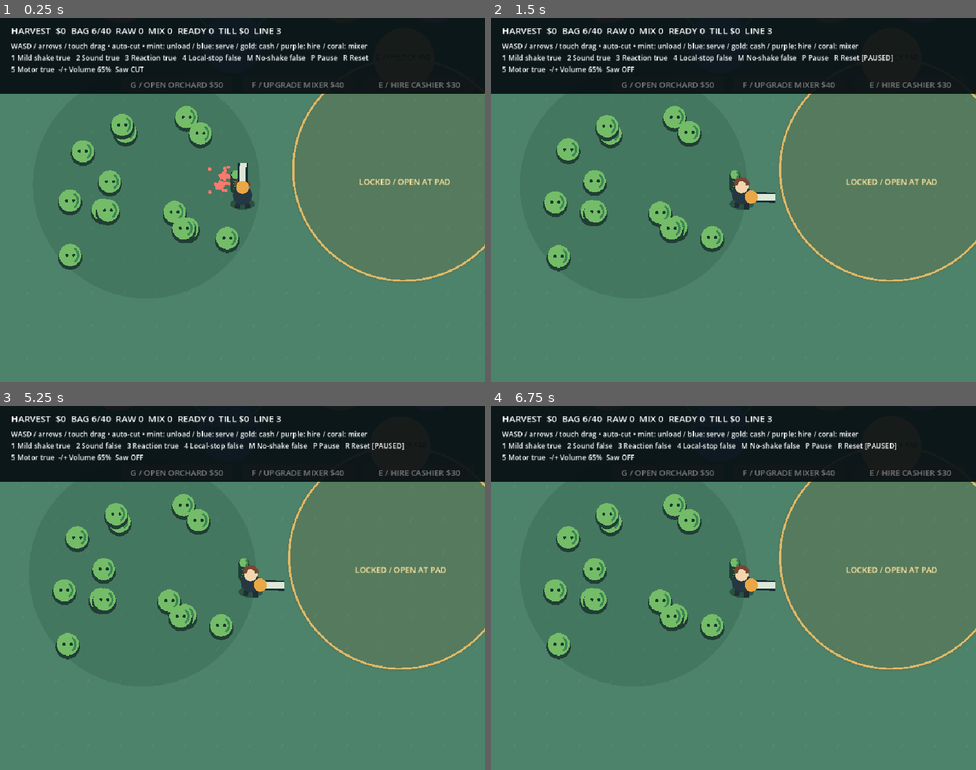
Above: before the commit, frames 1-4 (two rows, left to right).
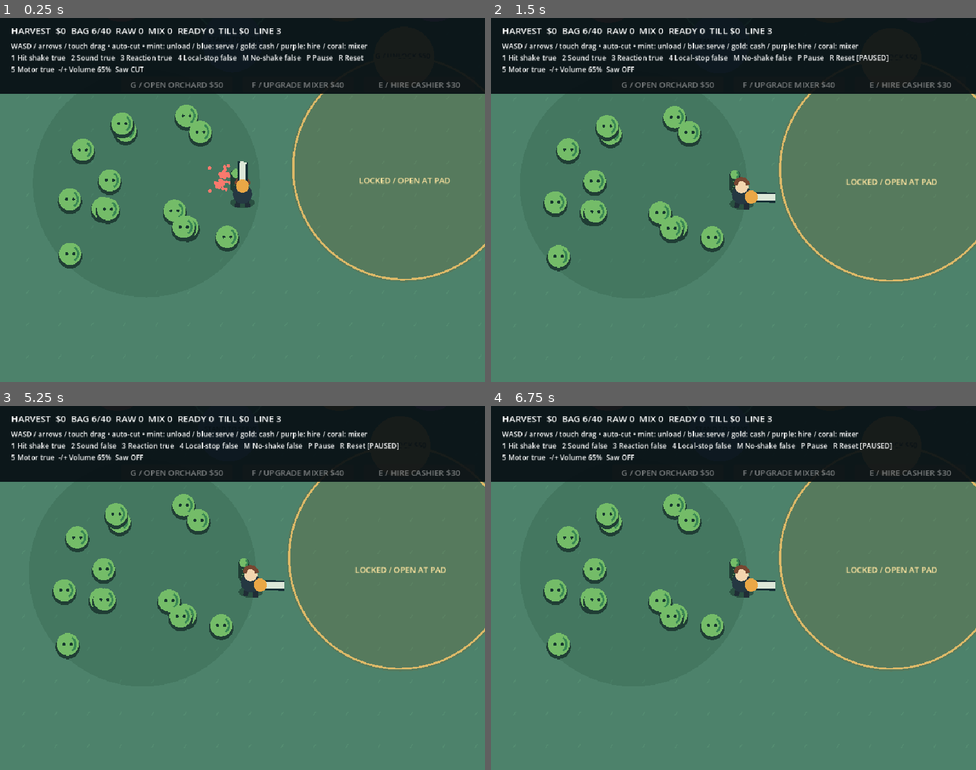
Above: after the commit, the same moments.

Repository: syjkim0125/harvest-deck
Game: Godot game, scene res://main.tscn
Two runs of this game, one before a commit and one after it. Both use one fixed random seed, a clock stepped at 60 frames per second and the inputs below.
Inputs (mouse positions are in pixels of both pictures, inside the frame that each line leads up to):
- Up to frame 1 (0.25 s): no input
- Up to frame 2 (1.5 s): tap Enter at 0.5 s; move the mouse to (840, 181) at 0.52 s; hold D (right) 0.53-1.25 s; tap P at 0.6 s; click (840, 181) at 0.67 s; tap Space at 1.25 s; drag from (636, 218) to (709, 272) at 1.27 s
- Up to frame 3 (5.25 s): tap Enter at 2, 3.5 s; move the mouse to (291, 507) at 2.02 s; hold D (right) 2.03-2.75 s; tap E at 2.1 s; tap Space at 2.75, 4.25 s; drag from (218, 660) to (97, 533) at 2.77 s; move the mouse to (388, 642) at 3.52 s; hold A (left) 3.53-4.25 s; tap G at 3.6 s; drag from (97, 533) to (169, 497) at 4.27 s; move the mouse to (266, 588) at 5.02 s; hold S (down) from 5.03 s (still down); tap 2 at 5.1 s; click (266, 588) at 5.17 s
- Up to frame 4 (6.75 s): release S (down) at 5.75 s; drag from (660, 497) to (636, 606) at 5.77 s; move the mouse to (840, 569) at 6.52 s; hold W (up) from 6.53 s (still down); tap 3 at 6.6 s

The runs differ from the first frame. In frame 1, 2.3% of the frame differs, in the area x 3-100%, y 10-73%; in frame 2, 0.9%; in frame 3, 0.9%; in frame 4, 0.9%.

Commit message:
Restore visible short cutting impacts

Diff:
--- a/scripts/game.gd
+++ b/scripts/game.gd
@@ -213,7 +213,7 @@
 		camera.position = camera.position.lerp(camera_follow_target(), 1.0 - exp(-10.0 * delta))
 	camera.offset = impact.step(delta) if not paused else Vector2.ZERO
 	hud.text = "HARVEST  $%d  BAG %d/%d  RAW %d  MIX %d  READY %d  TILL $%d  LINE %d" % [cash, cargo.size(), CAPACITY, production.raw.size(), int(production.active_kind >= 0), production.ready.size(), production.pending_cash, production.customers.size()]
-	status.text = "WASD / arrows / touch drag • auto-cut • mint: unload / blue: serve / gold: cash / purple: hire / coral: mixer\n1 Mild shake %s   2 Sound %s   3 Reaction %s   …(153 unchanged characters)…
+	status.text = "WASD / arrows / touch drag • auto-cut • mint: unload / blue: serve / gold: cash / purple: hire / coral: mixer\n1 Hit shake %s   2 Sound %s   3 Reaction %s   …(153 unchanged characters)…
 	status.text += "\n5 Motor %s  -/+ Volume %d%%  Saw %s" % [loop_sound, roundi(sound_volume * 100), saw_audio.mode()]
 	hire_button.text = "CASHIER WORKING" if production.cashier_hired else "E / HIRE CASHIER $%d" % Production.CASHIER_COST
 	hire_button.disabled = paused or production.cashier_hired or cash < Production.CASHIER_COST or player.distance_to(hire_pad) >= 80
--- a/scripts/impact.gd
+++ b/scripts/impact.gd
@@ -1,18 +1,18 @@
 extends RefCounted
-## Short non-additive hit pulse. Values are comfort-tuning, not measured engine values.
-## Two frames of the 30 fps reference = 66.7 ms maximum, independent of render fps.
+## Visible, non-additive cutting impulse. Reference-informed tuning, not recovered engine values.
+## Fixed phase on confirmed hits; decay in seconds, no continuous idle vibration.
 var trauma: float = 0.0
 var clock: float = 0.0
 var enabled: bool = true
 var reduced: bool = false
-const DURATION: float = 2.0 / 30.0
+const DURATION: float = 0.1
 const DECAY: float = 1.0 / DURATION
-const MAX_PIXELS: float = 1.5
+const MAX_PIXELS: float = 8.0
 
 func hit(kill: bool = false) -> void:
 	if enabled and not reduced:
 		# A crowd cannot amplify or prolong the same attack pulse.
-		trauma = maxf(trauma, 1.0 if kill else 0.75)
+		trauma = maxf(trauma, 1.0 if kill else 0.85)
 		clock = 0.0
 
 func step(delta: float) -> Vector2:
@@ -20,8 +20,8 @@
 	trauma = maxf(0.0, trauma - DECAY * delta)
 	if not enabled or reduced or trauma <= 0.0:
 		return Vector2.ZERO
-	var direction = Vector2(sin(clock * 113.0), sin(clock * 147.0 + 1.7))
-	return direction.limit_length() * MAX_PIXELS * trauma * trauma
+	var direction = Vector2(cos(clock * TAU * 15.0), sin(clock * TAU * 21.0 + 0.4))
+	return direction.limit_length() * MAX_PIXELS * trauma
 
 func clear() -> void:
 	trauma = 0.0
